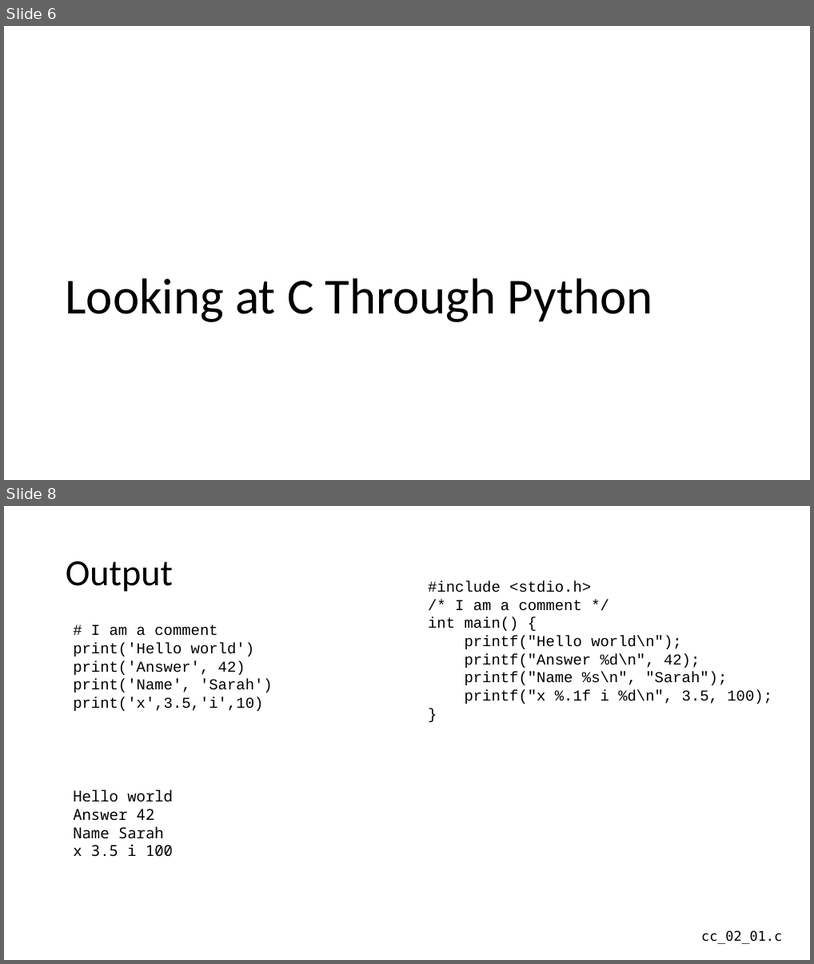
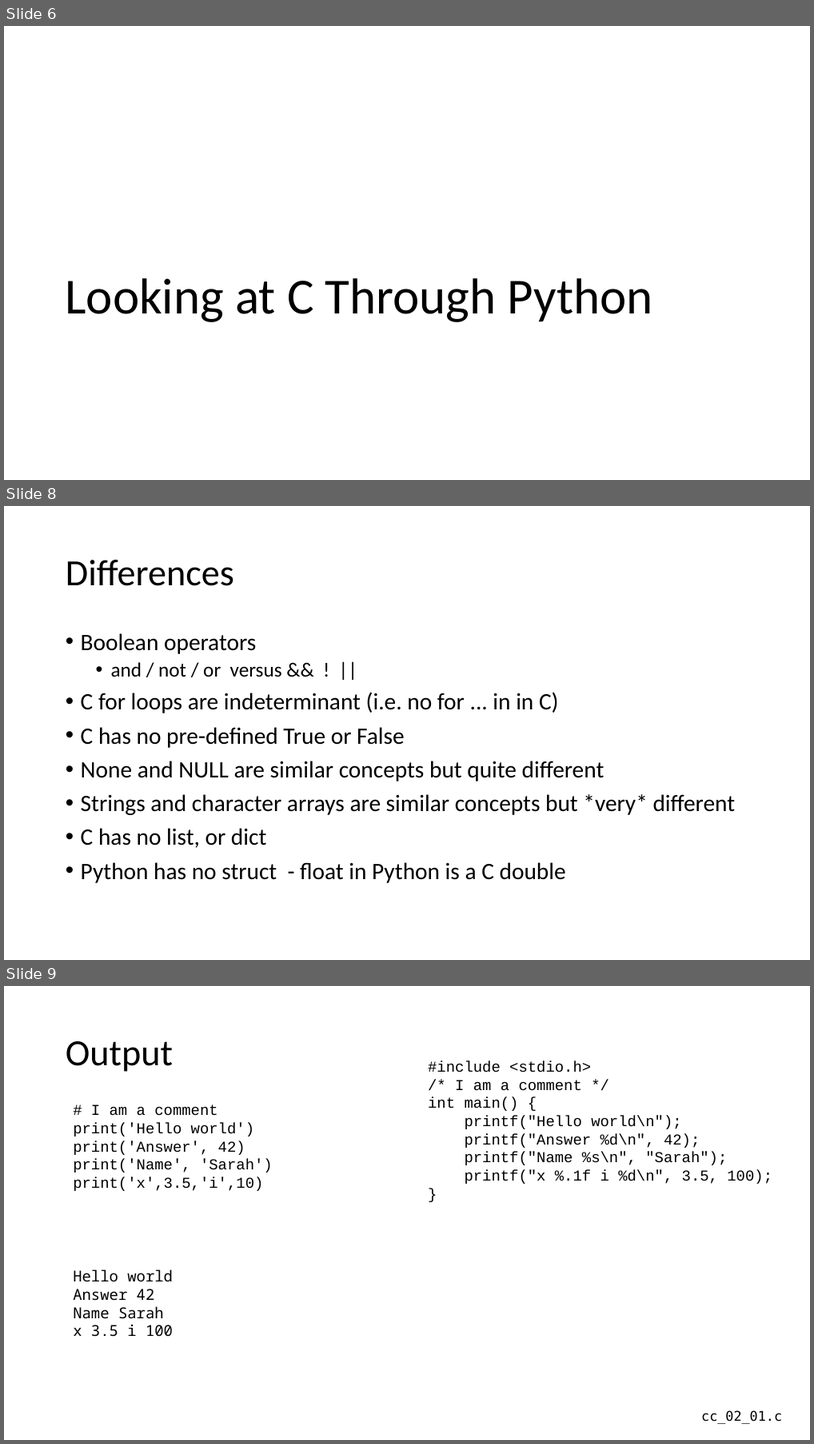
Before and after one commit to csev/cc4e, a slide deck: lectures/CC-02-Python.pptx. Shown one above the other, each under a label of ours: slides 6 and 8 before the commit, slides 6, 8 and 9 after it; the slides between them are not shown. The pictures are 814x964 and 814x1444 pixels, drawn with LibreOffice and Linux fonts; fonts in the diff are those of the drawing. Boxes give left, top, right and bottom in pixels: in the first picture for what was removed or moved away, otherwise in the second. Text is boxed around its words. In the diff, an @@ line names an element or a change of style, - is before the commit and + after.

```diff
--- a/lectures/CC-02-Python.pptx
+++ b/lectures/CC-02-Python.pptx
@@ slide 8 added at box(4, 506, 810, 960), background #FFFFFF @@
@@ title added at box(66, 560, 234, 586), 44 pt, text #000000 @@
+Differences
@@ text added at box(81, 633, 736, 883), 28 pt, text #000000 @@
+• Boolean operators
+  • and / not / or versus && ! ||
+• C for loops are indeterminant (i.e. no for ... in in C)
+• C has no pre-defined True or False
+• None and NULL are similar concepts but quite different
+• Strings and character arrays are similar concepts but *very* different
+• C has no list, or dict
+• Python has no struct - float in Python is a C double
@@ what was slide 8 is now slide 9 @@
```
Also in this commit, not shown: 1 slide changed.
